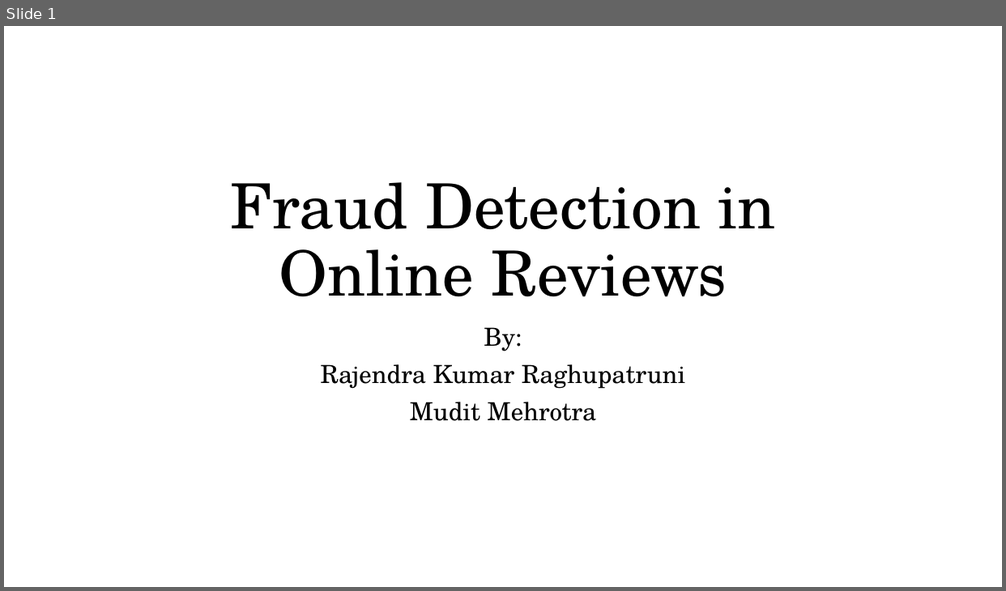
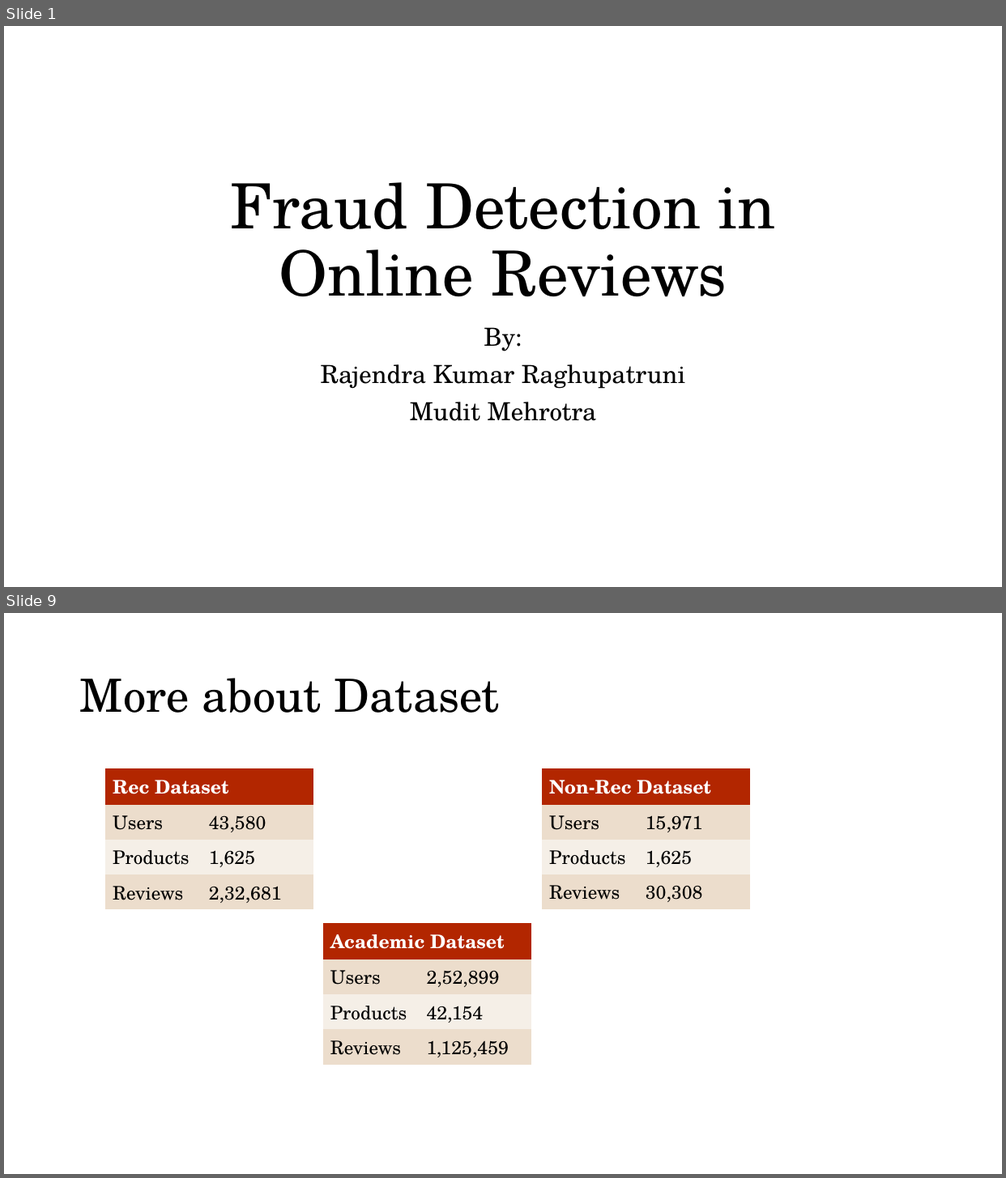
Before and after one commit to rkumar2468/Mining, a slide deck: Documents/Presentation/Course591-Final-Presentation.pptx. Shown one above the other, each under a label of ours: slide 1 before the commit, slides 1 and 9 after it; the slides between them are not shown. The pictures are 1006x591 and 1006x1178 pixels, drawn with LibreOffice and Linux fonts; fonts in the diff are those of the drawing. Boxes give left, top, right and bottom in pixels: in the first picture for what was removed or moved away, otherwise in the second. Text is boxed around its words. In the diff, an @@ line names an element or a change of style, - is before the commit and + after.

```diff
--- a/Documents/Presentation/Course591-Final-Presentation.pptx
+++ b/Documents/Presentation/Course591-Final-Presentation.pptx
@@ slide 9 added at (x1=4, y1=613, x2=1002, y2=1174), background #FFFFFF @@
@@ title added at (x1=80, y1=678, x2=500, y2=713), 44 pt, text #000000 @@
+More about Dataset
@@ table added at (x1=105, y1=769, x2=313, y2=906), 4 rows, 2 columns @@
+Rec Dataset | 
+Users | 43,580
+Products | 1,625
+Reviews | 2,32,681
@@ table added at (x1=543, y1=768, x2=750, y2=905), 4 rows, 2 columns @@
+Non-Rec Dataset | 
+Users | 15,971
+Products | 1,625
+Reviews | 30,308
@@ table added at (x1=323, y1=924, x2=531, y2=1061), 4 rows, 2 columns @@
+Academic Dataset | 
+Users | 2,52,899
+Products | 42,154
+Reviews | 1,125,459
```
Also in this commit, not shown: 16 other slides added, 4 slides removed, 5 other files.
